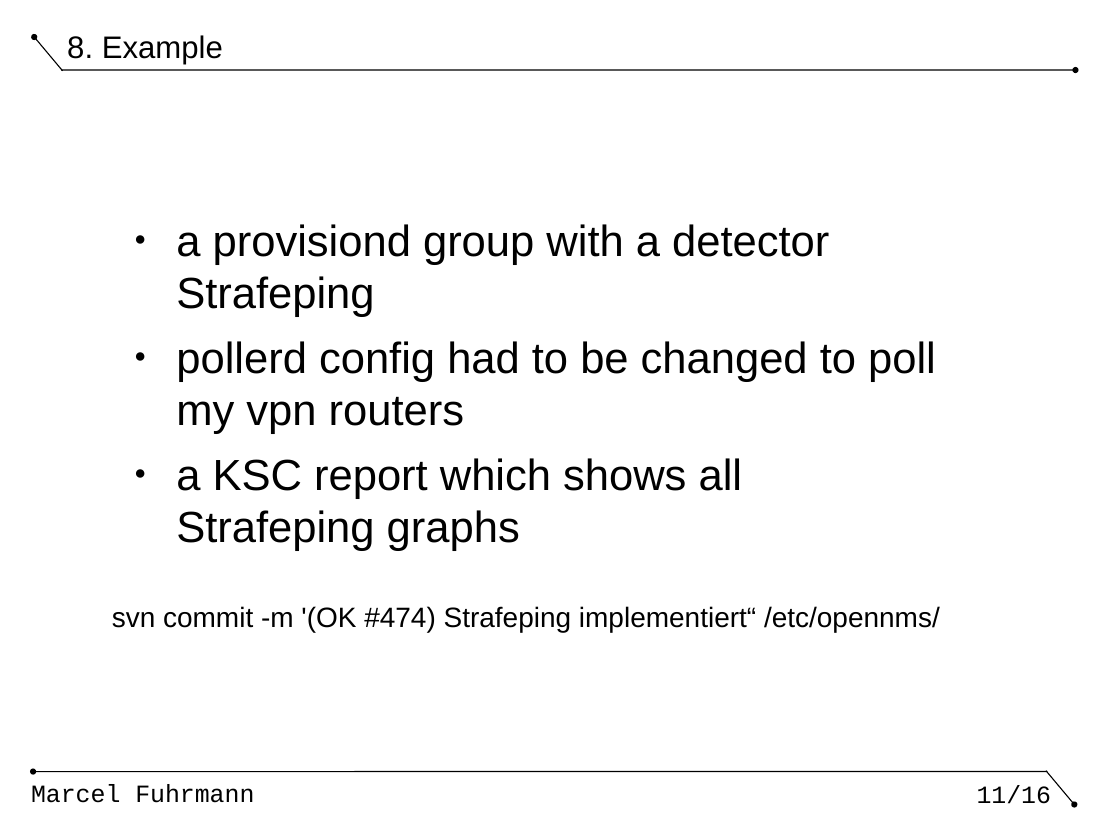
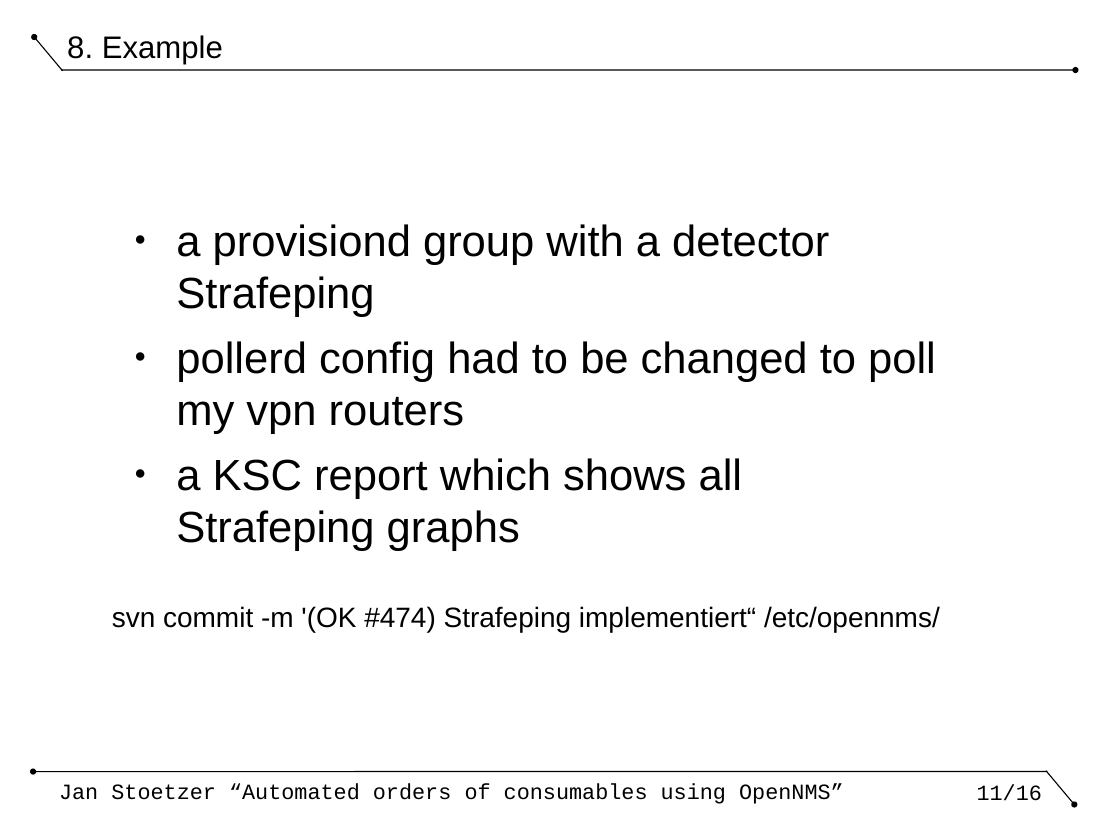
Before and after one commit to nh13jan/nms_constalk, a slide deck: slide 11 of _talk.odp. Drawn at 1120x840 pixels with LibreOffice and Linux fonts; fonts in the diff are those of the drawing; background and template pictures are left out. Boxes give left, top, right and bottom in pixels: in the first picture for what was removed or moved away, otherwise in the second. Text is boxed around its words. In the diff, an @@ line names an element or a change of style, - is before the commit and + after.

```diff
--- a/_talk.odp
+++ b/_talk.odp
@@ page number at <box>977,784,1042,801</box>: size 16 to 14 pt @@
@@ text removed at <box>31,784,254,803</box> @@
-Marcel Fuhrmann
@@ text added at <box>59,783,844,804</box>, 14 pt, text #000000 @@
+Jan Stoetzer “Automated orders of consumables using OpenNMS”
```
Also in this commit, not shown: 7 other slides changed, 3 slides added, 3 slides removed.
